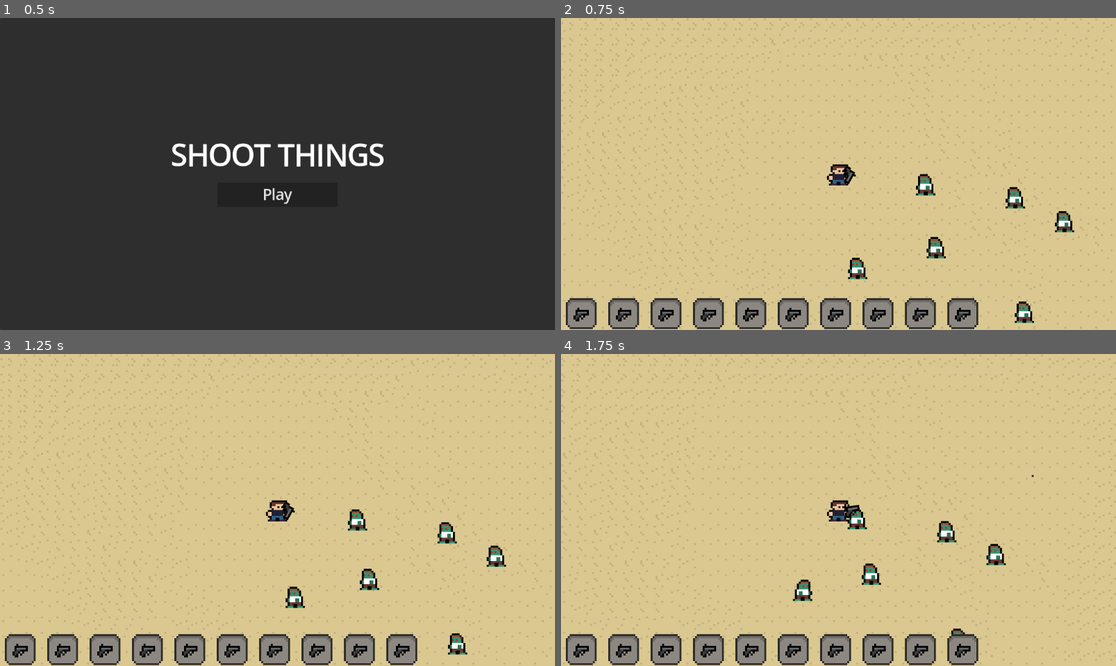
Above: before the commit, frames 1-4 (two rows, left to right).
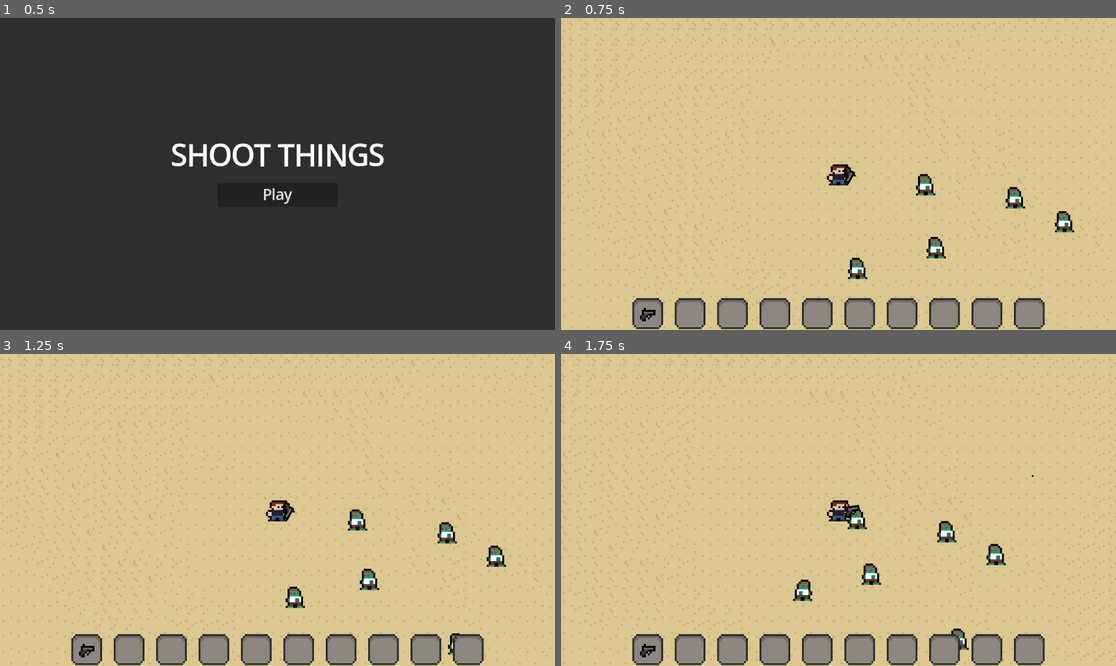
Above: after the commit, the same moments.

Repository: JoshuaW13/shoot-things
Game: Godot game, scene res://levels/titleScreen/titleScreen.tscn
Same seed, same stepped clock (60 frames per second), same inputs: the game is played once before the commit and once after it.
Inputs (mouse positions are in pixels of both pictures, inside the frame that each line leads up to):
- Up to frame 1 (0.5 s): no input
- Up to frame 2 (0.75 s): click "Play" at 0.5 s
- Up to frame 3 (1.25 s): no input
- Up to frame 4 (1.75 s): move the mouse to (960, 494) at 1.27 s; press the mouse at (960, 494) at 1.28 s; hold D (Right) from 1.28 s (still down)

Frame 1 is identical in both runs. In frame 2, 6.9% of the frame differs, in the area x 0-88%, y 89-100%; in frame 3, 6.9%; in frame 4, 6.9%.

Commit message:
Implemented adding default pistol to inventory ui

Diff:
--- a/entities/player/inventory/InventoryBar.tscn
+++ b/entities/player/inventory/InventoryBar.tscn
@@ -1,6 +1,7 @@
-[gd_scene load_steps=2 format=3 uid="uid://yttrtgh1mv8"]
+[gd_scene load_steps=3 format=3 uid="uid://yttrtgh1mv8"]
 
 [ext_resource type="PackedScene" uid="uid://bxtv2a0x0rop6" path="res://entities/player/inventory/inventory_item_container.tscn" id="1_i05j4"]
+[ext_resource type="Script" uid="uid://o4jtq2kuu7cr" path="res://entities/player/inventory/inventory_bar.gd" id="1_t2lod"]
 
 [node name="InventoryBar" type="Control"]
 layout_mode = 3
@@ -9,15 +10,20 @@
 anchor_bottom = 1.0
 grow_horizontal = 2
 grow_vertical = 2
+script = ExtResource("1_t2lod")
 
 [node name="HBoxContainer" type="HBoxContainer" parent="."]
+unique_name_in_owner = true
 layout_mode = 1
-anchors_preset = -1
-anchor_top = 0.938
-anchor_right = 1.0
+anchors_preset = 7
+anchor_left = 0.5
+anchor_top = 1.0
+anchor_right = 0.5
 anchor_bottom = 1.0
-offset_top = 0.175964
-grow_horizontal = 0
+offset_left = -438.0
+offset_top = -66.0
+offset_right = 438.0
+grow_horizontal = 2
 grow_vertical = 0
 
 [node name="InventoryItemContainer" parent="HBoxContainer" instance=ExtResource("1_i05j4")]
--- a/entities/player/inventory/inventory.gd
+++ b/entities/player/inventory/inventory.gd
@@ -1,10 +1,13 @@
 extends Node
 class_name Inventory
+
+signal item_added(item:InventoryItem)
 
 var items: Array[InventoryItem] = []
 var current_item_index: int = 0
 
-func _init() -> void:
+func _ready() -> void:
+	await owner.ready
 	var pistol_item: GunItem = preload("res://entities/items/guns/pistol/pistol_item.tres")
 	add_item(pistol_item)
 
@@ -16,6 +19,7 @@
 				return
 	elif not has_item(item.name):
 		items.append(item)
+		item_added.emit(item)
 
 func has_item(item_name: String) -> bool:
 	for i in items:
--- /dev/null
+++ b/entities/player/inventory/inventory_bar.gd
@@ -0,0 +1,31 @@
+extends Control
+class_name InventoryBar
+
+@export var inventory: Inventory
+
+@onready var inventory_item_hbox: HBoxContainer = %HBoxContainer
+
+var inventory_item_containers: Array[InventoryItemContainer] = []
+
+func initialize_inventory()->void:
+	if inventory:
+		for i in inventory.items.size():
+			var item: InventoryItem = inventory.items[i]
+			var container: InventoryItemContainer = inventory_item_containers[i]
+			container.set_item(item)
+
+func initialize_ui_containers()-> void:
+	var hbox_children : Array = inventory_item_hbox.get_children()
+	for child: Variant in hbox_children:
+		if child is InventoryItemContainer:
+			inventory_item_containers.push_back(child)
+
+func _ready() -> void:
+	initialize_ui_containers()
+	initialize_inventory()
+
+func _on_inventory_item_added(item: InventoryItem) -> void:
+	for container in inventory_item_containers:
+		if !container.is_set:
+			container.set_item(item)
+			return
--- /dev/null
+++ b/entities/player/inventory/inventory_item_container.gd
@@ -0,0 +1,10 @@
+extends MarginContainer
+class_name InventoryItemContainer
+
+@onready var item_texture: TextureRect = %TextureRect
+
+var is_set: bool = false
+
+func set_item(item: InventoryItem)->void:
+	item_texture.texture = item.icon
+	is_set = true
--- a/entities/player/inventory/inventory_item_container.tscn
+++ b/entities/player/inventory/inventory_item_container.tscn
@@ -1,13 +1,14 @@
 [gd_scene load_steps=3 format=3 uid="uid://bxtv2a0x0rop6"]
 
 [ext_resource type="Texture2D" uid="uid://6n4s2akytfs1" path="res://entities/player/inventory/assets/itemSlot.png" id="1_cqaok"]
-[ext_resource type="Texture2D" uid="uid://dwgjtbsmpgd5t" path="res://entities/items/guns/pistol/assets/Pistol.png" id="1_yop12"]
+[ext_resource type="Script" uid="uid://ml22dbe3767j" path="res://entities/player/inventory/inventory_item_container.gd" id="1_qeqe1"]
 
 [node name="InventoryItemContainer" type="MarginContainer"]
 theme_override_constants/margin_left = 10
 theme_override_constants/margin_top = 0
 theme_override_constants/margin_right = 10
 theme_override_constants/margin_bottom = 2
+script = ExtResource("1_qeqe1")
 
 [node name="TextureButton" type="TextureButton" parent="."]
 layout_mode = 2
@@ -28,5 +29,5 @@
 grow_vertical = 2
 
 [node name="TextureRect" type="TextureRect" parent="TextureButton/CenterContainer"]
+unique_name_in_owner = true
 layout_mode = 2
-texture = ExtResource("1_yop12")
--- a/entities/player/player.tscn
+++ b/entities/player/player.tscn
@@ -12,6 +12,7 @@
 [ext_resource type="PackedScene" uid="uid://coos8sjb0fwpu" path="res://common/components/flipOnMouse/flipOnMouseComponent.tscn" id="10_wvtmh"]
 [ext_resource type="PackedScene" uid="uid://c05ghbirgw0rv" path="res://common/components/rotateOnMouse/rotateOnMouseComponent.tscn" id="11_7thud"]
 [ext_resource type="PackedScene" uid="uid://bc8pnynosrjcd" path="res://entities/player/inventory/inventory.tscn" id="12_a1qjk"]
+[ext_resource type="PackedScene" uid="uid://yttrtgh1mv8" path="res://entities/player/inventory/InventoryBar.tscn" id="13_j3ovn"]
 
 [sub_resource type="CircleShape2D" id="CircleShape2D_26q78"]
 radius = 22.0
@@ -70,5 +71,12 @@
 debug_color = Color(0.501961, 0.501961, 0.501961, 0.454902)
 
 [node name="Inventory" parent="." instance=ExtResource("12_a1qjk")]
+unique_name_in_owner = true
+
+[node name="CanvasLayer" type="CanvasLayer" parent="."]
+
+[node name="InventoryBar" parent="CanvasLayer" instance=ExtResource("13_j3ovn")]
+unique_name_in_owner = true
 
 [connection signal="health_depleted" from="HealthComponent" to="." method="_on_health_component_health_depleted"]
+[connection signal="item_added" from="Inventory" to="CanvasLayer/InventoryBar" method="_on_inventory_item_added"]
--- a/levels/desert/desert.tscn
+++ b/levels/desert/desert.tscn
@@ -1,10 +1,9 @@
-[gd_scene load_steps=6 format=4 uid="uid://c81oohdhbaf0y"]
+[gd_scene load_steps=5 format=4 uid="uid://c81oohdhbaf0y"]
 
 [ext_resource type="PackedScene" uid="uid://fmxv1aacj5nc" path="res://entities/mobs/zombie/zombie.tscn" id="1_8q31r"]
 [ext_resource type="Script" uid="uid://drwnptepvowf1" path="res://levels/desert/desert.gd" id="1_838hv"]
 [ext_resource type="TileSet" uid="uid://df755e06fxm2d" path="res://levels/desert/resources/desert.tres" id="1_jfnqx"]
 [ext_resource type="PackedScene" uid="uid://bhmx2bkb3mcap" path="res://entities/player/player.tscn" id="2_jfnqx"]
-[ext_resource type="PackedScene" uid="uid://yttrtgh1mv8" path="res://entities/player/inventory/InventoryBar.tscn" id="5_ig631"]
 
 [node name="desert" type="Node2D"]
 script = ExtResource("1_838hv")
@@ -57,7 +56,3 @@
 
 [node name="Player" parent="." instance=ExtResource("2_jfnqx")]
 position = Vector2(51, 51)
-
-[node name="CanvasLayer" type="CanvasLayer" parent="."]
-
-[node name="InventoryBar" parent="CanvasLayer" instance=ExtResource("5_ig631")]
Not shown, added: entities/player/inventory/inventory_bar.gd.uid
Not shown, added: entities/player/inventory/inventory_item_container.gd.uid
Not shown: 1 places in entities/player/player.tscn that only renumber resources
